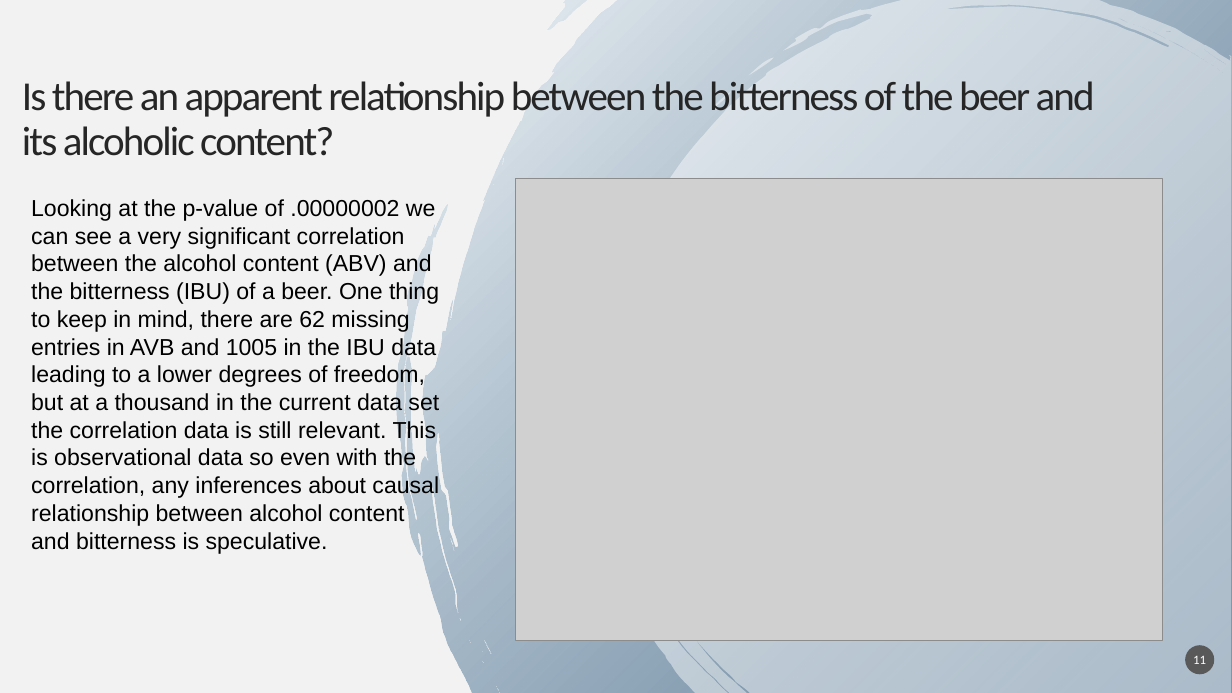
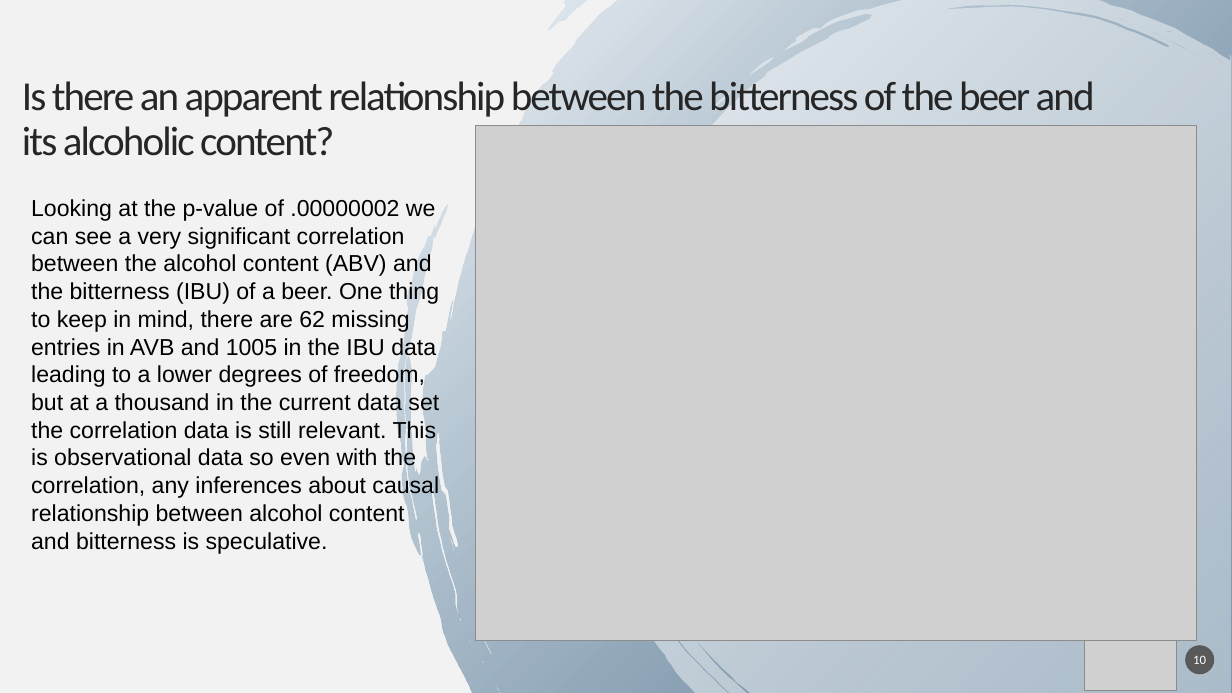
Before and after one commit to RudranilMitra/BeersAndBreweries, a slide deck: slide 10 of 2019 Brew Forward Project.pptx (slide 11 before the commit). Drawn at 1232x693 pixels with LibreOffice and Linux fonts; fonts in the diff are those of the drawing; grey boxes stand for pictures; background and template pictures are left out. Boxes give left, top, right and bottom in pixels: in the first picture for what was removed or moved away, otherwise in the second. Text is boxed around its words. In the diff, an @@ line names an element or a change of style, - is before the commit and + after.

```diff
--- a/2019 Brew Forward Project.pptx
+++ b/2019 Brew Forward Project.pptx
@@ picture resized from (x1=516, y1=178, x2=1163, y2=640) to (x1=475, y1=126, x2=1197, y2=641) @@
@@ picture added at (x1=1085, y1=599, x2=1177, y2=690) @@
@@ page number at (x1=1193, y1=655, x2=1206, y2=664): text changed @@
-11
+10
```
Also in this commit, not shown: 10 other slides changed, 1 slide added, 2 slides removed, 10 other files.
